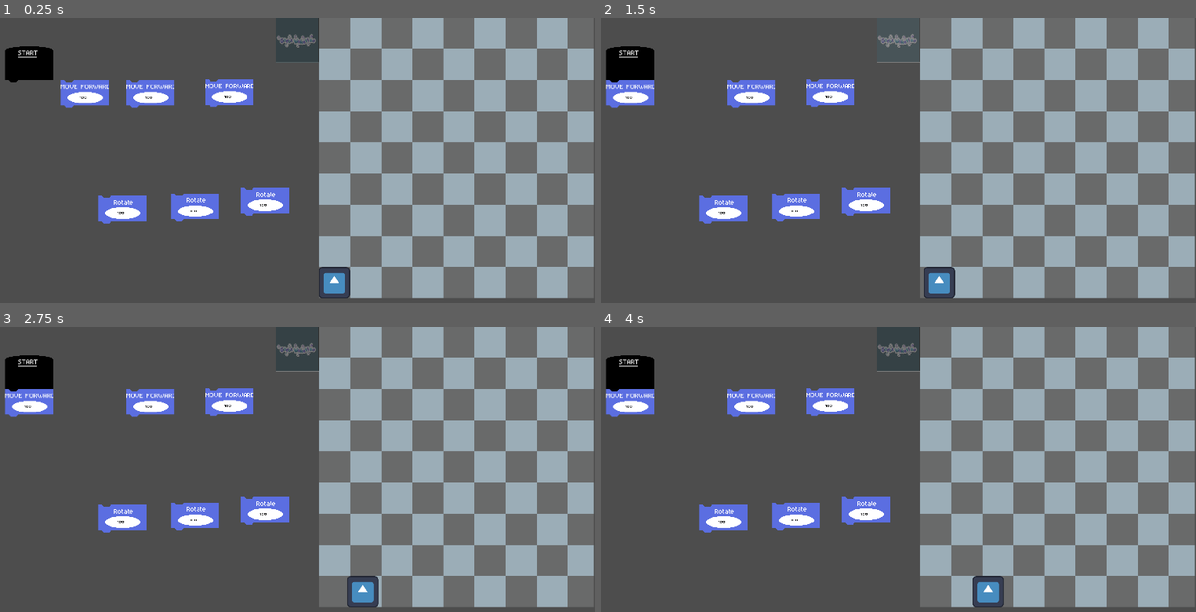
Above: before the commit, frames 1-4 (two rows, left to right).
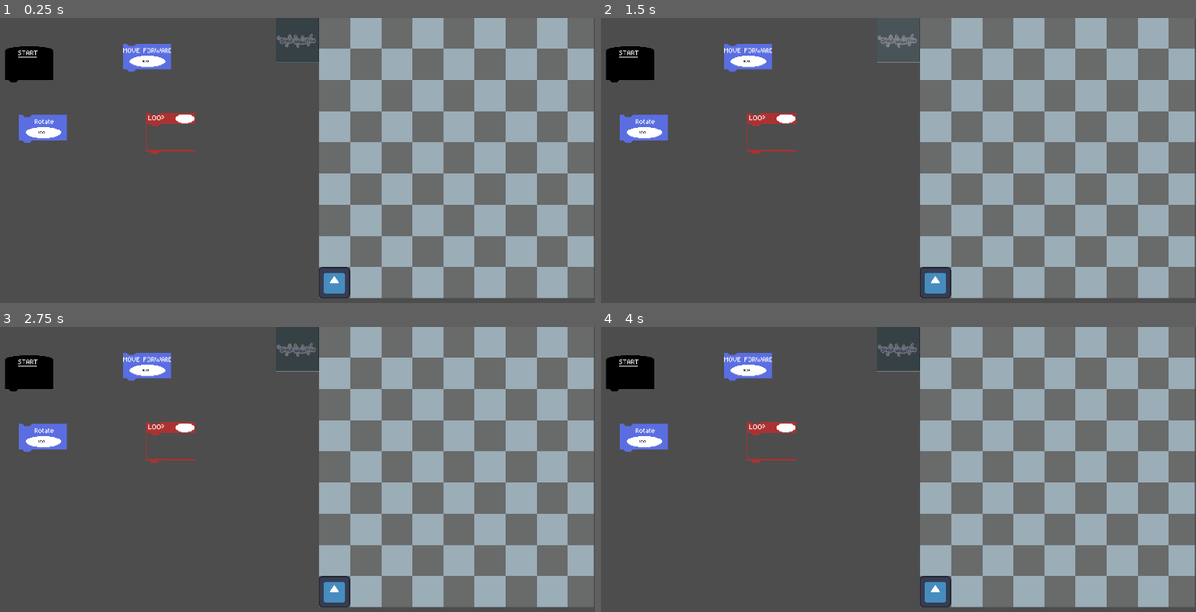
Above: after the commit, the same moments.

Repository: lostlp09/SIgnnalpuzzlegame
Game: Godot game, scene res://node_2d.tscn
Same seed, same stepped clock (60 frames per second), same inputs: the game is played once before the commit and once after it. The engine's default icon, where the game draws it, is replaced by a stand-in: a white triangle on a blue panel in a dark square.
Inputs (mouse positions are in pixels of both pictures, inside the frame that each line leads up to):
- Up to frame 1 (0.25 s): no input
- Up to frame 2 (1.5 s): click (684, 94) at 0.52 s; click (898, 40) at 1.25 s
- Up to frame 3 (2.75 s): tap Enter at 2 s; move the mouse to (422, 486) at 2.02 s; hold Right from 2.03 s (still down); tap Alt at 2.1 s
- Up to frame 4 (4 s): tap Space at 2.75 s; move the mouse to (755, 520) at 2.77 s; release Right at 2.78 s; hold Down 2.78-3.53 s; tap Shift at 2.85 s; move the mouse to (946, 426) at 3.52 s; hold Right from 3.53 s (still down); tap Alt at 3.6 s

The runs differ from the first frame. In frame 1, 6.3% of the frame differs, in the area x 3-49%, y 9-73%; in frame 2, 6.6%; in frame 3, 7.3%; in frame 4, 7.4%, in the area x 0-68%, y 9-99%.

Commit message:
added  loopblock
you cant use it still but,you can already put it in the signal,eventhough it will do nothing

Diff:
--- a/new-game-project/node_2d.tscn
+++ b/new-game-project/node_2d.tscn
@@ -9,17 +9,33 @@
 [ext_resource type="Texture2D" uid="uid://cl5bvd1fpnn2q" path="res://icon.svg" id="7_rj586"]
 [ext_resource type="Texture2D" uid="uid://dlaq3f3hiu07f" path="res://images/godotwaka.png" id="8_4d7sh"]
 [ext_resource type="Script" uid="uid://cf0tnbl73s830" path="res://sprite_2d_2.gd" id="9_4d7sh"]
+[ext_resource type="Texture2D" uid="uid://gvmc0pt2fsy8" path="res://images/loopblocks/looptop.png" id="10_x0ka3"]
+[ext_resource type="Texture2D" uid="uid://2ryakjd0emf0" path="res://images/loopblocks/loopstange.png" id="11_0h7mo"]
+[ext_resource type="Texture2D" uid="uid://1tgu4dw1135h" path="res://images/loopblocks/loopbottom.png" id="12_nr8wp"]
 
 [sub_resource type="RectangleShape2D" id="RectangleShape2D_q6r6c"]
-size = Vector2(20, 246)
+size = Vector2(20, 199.163)
 
 [sub_resource type="StyleBoxEmpty" id="StyleBoxEmpty_kdubu"]
+
+[sub_resource type="RectangleShape2D" id="RectangleShape2D_hqns4"]
+size = Vector2(16.1738, 158.588)
+
+[sub_resource type="RectangleShape2D" id="RectangleShape2D_x0ka3"]
+size = Vector2(163, 15)
+
+[sub_resource type="RectangleShape2D" id="RectangleShape2D_0h7mo"]
+size = Vector2(163, 16.875)
+
+[sub_resource type="RectangleShape2D" id="RectangleShape2D_ir8iy"]
+size = Vector2(147, 77.5)
 
 [node name="Node2D" type="Node2D"]
 metadata/_edit_vertical_guides_ = [128.0, -832.0, -389.0]
 
 [node name="Move" type="Sprite2D" parent="." groups=["move"]]
-position = Vector2(-27, 14)
+z_index = 20
+position = Vector2(164, -97)
 scale = Vector2(2.305, 2.305)
 texture = ExtResource("1_0hol4")
 script = ExtResource("3_kdubu")
@@ -38,7 +54,8 @@
 scale = Vector2(4.104, 0.238)
 
 [node name="CollisionShape2D" type="CollisionShape2D" parent="Move/Area2D"]
-position = Vector2(0, 133)
+position = Vector2(0, 141.197)
+scale = Vector2(0.795, 0.795)
 shape = SubResource("RectangleShape2D_q6r6c")
 
 [node name="TextEdit" type="TextEdit" parent="Move"]
@@ -59,88 +76,6 @@
 scroll_v_scroll_speed = 9.435
 metadata/_edit_use_anchors_ = true
 
-[node name="Move2" type="Sprite2D" parent="." groups=["move"]]
-position = Vector2(174, 14)
-scale = Vector2(2.305, 2.305)
-texture = ExtResource("1_0hol4")
-script = ExtResource("3_kdubu")
-metadata/oldpos = Vector2(0, 0)
-
-[node name="Button" type="Button" parent="Move2"]
-offset_left = -32.0
-offset_top = -17.0
-offset_right = 32.0
-offset_bottom = 21.0
-flat = true
-metadata/_edit_use_anchors_ = true
-
-[node name="Area2D" type="Area2D" parent="Move2"]
-position = Vector2(-0.464576, -32.5203)
-scale = Vector2(4.104, 0.238)
-
-[node name="CollisionShape2D" type="CollisionShape2D" parent="Move2/Area2D"]
-position = Vector2(0, 133)
-shape = SubResource("RectangleShape2D_q6r6c")
-
-[node name="TextEdit" type="TextEdit" parent="Move2"]
-anchors_preset = -1
-anchor_top = 0.1875
-anchor_bottom = 0.1875
-offset_left = -7.43322
-offset_top = -9.21254
-offset_right = 103.777
-offset_bottom = 47.7875
-scale = Vector2(0.232997, 0.173329)
-theme_override_colors/background_color = Color(1, 1, 1, 0)
-theme_override_colors/font_color = Color(0, 0, 0, 1)
-theme_override_fonts/font = ExtResource("3_q6r6c")
-theme_override_font_sizes/font_size = 26
-theme_override_styles/normal = SubResource("StyleBoxEmpty_kdubu")
-text = "100"
-scroll_v_scroll_speed = 9.435
-metadata/_edit_use_anchors_ = true
-
-[node name="Move3" type="Sprite2D" parent="." groups=["move"]]
-position = Vector2(416, 12)
-scale = Vector2(2.305, 2.305)
-texture = ExtResource("1_0hol4")
-script = ExtResource("3_kdubu")
-metadata/oldpos = Vector2(0, 0)
-
-[node name="Button" type="Button" parent="Move3"]
-offset_left = -32.0
-offset_top = -17.0
-offset_right = 32.0
-offset_bottom = 21.0
-flat = true
-metadata/_edit_use_anchors_ = true
-
-[node name="Area2D" type="Area2D" parent="Move3"]
-position = Vector2(-0.464576, -32.5203)
-scale = Vector2(4.104, 0.238)
-
-[node name="CollisionShape2D" type="CollisionShape2D" parent="Move3/Area2D"]
-position = Vector2(0, 133)
-shape = SubResource("RectangleShape2D_q6r6c")
-
-[node name="TextEdit" type="TextEdit" parent="Move3"]
-anchors_preset = -1
-anchor_top = 0.1875
-anchor_bottom = 0.1875
-offset_left = -7.43322
-offset_top = -9.21254
-offset_right = 103.777
-offset_bottom = 47.7875
-scale = Vector2(0.232997, 0.173329)
-theme_override_colors/background_color = Color(1, 1, 1, 0)
-theme_override_colors/font_color = Color(0, 0, 0, 1)
-theme_override_fonts/font = ExtResource("3_q6r6c")
-theme_override_font_sizes/font_size = 26
-theme_override_styles/normal = SubResource("StyleBoxEmpty_kdubu")
-text = "100"
-scroll_v_scroll_speed = 9.435
-metadata/_edit_use_anchors_ = true
-
 [node name="StarTblock" type="Sprite2D" parent="." groups=["Startblock"]]
 position = Vector2(-197, -64)
 scale = Vector2(2.305, 2.305)
@@ -166,7 +101,7 @@
 [node name="all children" type="Node" parent="StarTblock"]
 
 [node name="Rotateblock" type="Sprite2D" parent="." groups=["Rotate"]]
-position = Vector2(88, 368)
+position = Vector2(-155, 121)
 scale = Vector2(2.305, 2.305)
 texture = ExtResource("4_d21ai")
 script = ExtResource("3_kdubu")
@@ -184,8 +119,9 @@
 scale = Vector2(4.104, 0.238)
 
 [node name="CollisionShape2D" type="CollisionShape2D" parent="Rotateblock/Area2D"]
-position = Vector2(0, 133)
-shape = SubResource("RectangleShape2D_q6r6c")
+position = Vector2(0.0603456, 143.02)
+shape = SubResource("RectangleShape2D_hqns4")
+metadata/_edit_group_ = true
 
 [node name="TextEdit" type="TextEdit" parent="Rotateblock"]
 anchors_preset = -1
@@ -205,86 +141,6 @@
 scroll_v_scroll_speed = 9.435
 metadata/_edit_use_anchors_ = true
 
-[node name="Rotateblock2" type="Sprite2D" parent="." groups=["Rotate"]]
-position = Vector2(311, 362)
-scale = Vector2(2.305, 2.305)
-texture = ExtResource("4_d21ai")
-script = ExtResource("3_kdubu")
-metadata/oldpos = Vector2(0, 0)
-
-[node name="Button" type="Button" parent="Rotateblock2"]
-offset_left = -32.288
-offset_top = -19.7445
-offset_right = 31.712
-offset_bottom = 24.2555
-flat = true
-
-[node name="Area2D" type="Area2D" parent="Rotateblock2"]
-position = Vector2(-0.464576, -32.5203)
-scale = Vector2(4.104, 0.238)
-
-[node name="CollisionShape2D" type="CollisionShape2D" parent="Rotateblock2/Area2D"]
-position = Vector2(0, 133)
-shape = SubResource("RectangleShape2D_q6r6c")
-
-[node name="TextEdit" type="TextEdit" parent="Rotateblock2"]
-anchors_preset = -1
-anchor_top = 0.1875
-anchor_bottom = 0.1875
-offset_left = -7.43322
-offset_top = -9.21254
-offset_right = 103.777
-offset_bottom = 47.7875
-scale = Vector2(0.232997, 0.173329)
-theme_override_colors/background_color = Color(1, 1, 1, 0)
-theme_override_colors/font_color = Color(0, 0, 0, 1)
-theme_override_fonts/font = ExtResource("3_q6r6c")
-theme_override_font_sizes/font_size = 26
-theme_override_styles/normal = SubResource("StyleBoxEmpty_kdubu")
-text = "100"
-scroll_v_scroll_speed = 9.435
-metadata/_edit_use_anchors_ = true
-
-[node name="Rotateblock3" type="Sprite2D" parent="." groups=["Rotate"]]
-position = Vector2(525, 344)
-scale = Vector2(2.305, 2.305)
-texture = ExtResource("4_d21ai")
-script = ExtResource("3_kdubu")
-metadata/oldpos = Vector2(0, 0)
-
-[node name="Button" type="Button" parent="Rotateblock3"]
-offset_left = -32.288
-offset_top = -19.7445
-offset_right = 31.712
-offset_bottom = 24.2555
-flat = true
-
-[node name="Area2D" type="Area2D" parent="Rotateblock3"]
-position = Vector2(-0.464576, -32.5203)
-scale = Vector2(4.104, 0.238)
-
-[node name="CollisionShape2D" type="CollisionShape2D" parent="Rotateblock3/Area2D"]
-position = Vector2(0, 133)
-shape = SubResource("RectangleShape2D_q6r6c")
-
-[node name="TextEdit" type="TextEdit" parent="Rotateblock3"]
-anchors_preset = -1
-anchor_top = 0.1875
-anchor_bottom = 0.1875
-offset_left = -7.43322
-offset_top = -9.21254
-offset_right = 103.777
-offset_bottom = 47.7875
-scale = Vector2(0.232997, 0.173329)
-theme_override_colors/background_color = Color(1, 1, 1, 0)
-theme_override_colors/font_color = Color(0, 0, 0, 1)
-theme_override_fonts/font = ExtResource("3_q6r6c")
-theme_override_font_sizes/font_size = 26
-theme_override_styles/normal = SubResource("StyleBoxEmpty_kdubu")
-text = "100"
-scroll_v_scroll_speed = 9.435
-metadata/_edit_use_anchors_ = true
-
 [node name="Camera2D" type="Camera2D" parent="."]
 position = Vector2(577, 325)
 scale = Vector2(4.305, 4.305)
@@ -313,3 +169,41 @@
 offset_top = -728.0
 offset_right = 981.04
 offset_bottom = 697.0
+
+[node name="Loopall" type="Sprite2D" parent="." groups=["loop"]]
+position = Vector2(236, 149)
+scale = Vector2(2.3, 2.3)
+script = ExtResource("3_kdubu")
+metadata/oldpos = Vector2(0, 0)
+
+[node name="Button" type="Button" parent="Loopall"]
+offset_left = -33.0
+offset_top = -32.0
+offset_right = 36.0
+offset_bottom = 24.0
+flat = true
+
+[node name="Area2D" type="Area2D" parent="Loopall" groups=["loop"]]
+position = Vector2(40.4348, -188.696)
+scale = Vector2(0.434783, 0.434783)
+
+[node name="CollisionShape2D2" type="CollisionShape2D" parent="Loopall/Area2D"]
+position = Vector2(-91.5, 488.5)
+shape = SubResource("RectangleShape2D_x0ka3")
+
+[node name="CollisionShape2D4" type="CollisionShape2D" parent="Loopall/Area2D"]
+position = Vector2(-93, 364.563)
+shape = SubResource("RectangleShape2D_0h7mo")
+
+[node name="in" type="CollisionShape2D" parent="Loopall/Area2D"]
+position = Vector2(-91.5, 433.75)
+shape = SubResource("RectangleShape2D_ir8iy")
+
+[node name="loopall" type="Sprite2D" parent="Loopall"]
+texture = ExtResource("10_x0ka3")
+
+[node name="stange" type="Sprite2D" parent="Loopall/loopall"]
+texture = ExtResource("11_0h7mo")
+
+[node name="bottom" type="Sprite2D" parent="Loopall/loopall"]
+texture = ExtResource("12_nr8wp")
--- a/new-game-project/project.godot
+++ b/new-game-project/project.godot
@@ -31,6 +31,7 @@
 [global_group]
 
 Rotate=""
+loop=""
 
 [gui]
 
--- a/new-game-project/star_tblock.gd
+++ b/new-game-project/star_tblock.gd
@@ -17,67 +17,110 @@
 	mousepressed = true
 func unpressed()->void:
 	if area.has_overlapping_areas():
-		var otherareas = area.get_overlapping_areas()
 
-		var isoriginalareahigher = größerkleiner(area.get_parent(),otherareas[0].get_parent())
+			var otherareas = area.get_overlapping_areas()
 
-		if isoriginalareahigher ==true:
+			var isoriginalareahigher = größerkleiner(area.get_parent(),otherareas[0].get_parent())
 
-			if not self.is_in_group("Startblock"):
-				var gounderposition = otherareas[0].get_parent().position+  Vector2(0,78)
-				var allowed = true
+			if isoriginalareahigher ==true:
 
-				for i in parent.get_children():
-					if i.position == gounderposition:
-						allowed = false
-						break
-
-				if allowed :
-					var oldpos = self.get_meta("oldpos")
-					self.position = gounderposition
-					if self.get_parent() == allchildren and not oldpos == self.position:
-						self.reparent(parent)
-					if(otherareas[0].get_parent() ==$"../StarTblock" or otherareas[0].get_parent().get_parent() ==allchildren) and not oldpos == self.position:
-						self.reparent(allchildren)
-		else:
-			print("top")
-			var goupposition = otherareas[0].get_parent().position - Vector2(0,78)
-			if not  otherareas[0].get_parent().is_in_group("Startblock"):
-				var allowed = true
-				for i in parent.get_children():
-					if i.position == goupposition:
-						allowed = false
-						break
-				if allowed:
-					var oldpos = self.get_meta("oldpos")
-					self.position = goupposition
-					if self.get_parent() == allchildren and  not oldpos == self.position:
-						self.reparent(parent)
-					if (otherareas[0].get_parent() ==$"../StarTblock" or otherareas[0].get_parent().get_parent()==allchildren) and  not oldpos == self.position:
-						self.reparent(allchildren)
-		var startpos = allchildren.get_parent().position
-		var steigen  = 0
-		for i in allchildren.get_children():
-			print(i)
-			steigen += 1
-			i.position = startpos
-			i.position.y += 78 * steigen
+				if not self.is_in_group("Startblock"):
+					var gounderposition = 0
+					if  otherareas[0].get_parent().is_in_group("loop"):
+						print("under")
+						gounderposition = otherareas[0].get_parent().position+  Vector2(0,85)
+					elif area.get_parent().is_in_group("loop"):
+						gounderposition = otherareas[0].get_parent().position+  Vector2(0,112)
+					else:
+						gounderposition = otherareas[0].get_parent().position+  Vector2(0,78)
 
 
+					var allowed = true
 
+					for i in parent.get_children():
+						if i.position == gounderposition:
+							allowed = false
+							break
+
+					if allowed :
+						var oldpos = self.get_meta("oldpos")
+						self.position = gounderposition
+						if self.get_parent() == allchildren and not oldpos == self.position:
+							self.reparent(parent)
+						if(otherareas[0].get_parent() ==$"../StarTblock" or otherareas[0].get_parent().get_parent() ==allchildren) and not oldpos == self.position:
+							self.reparent(allchildren)
+			else:
+				var goupposition =0
+				if  otherareas[0].get_parent().is_in_group("loop"):
+					print("top")
+
+					goupposition = otherareas[0].get_parent().position - Vector2(0,112)
+				elif area.get_parent().is_in_group("loop"):
+					if otherareas[0].get_parent().is_in_group("Startblock"):
+						pass
+					else:
+						goupposition = otherareas[0].get_parent().position - Vector2(0,85)
+
+				else:
+					goupposition = otherareas[0].get_parent().position - Vector2(0,78)
+				if not  otherareas[0].get_parent().is_in_group("Startblock"):
+					var allowed = true
+					for i in parent.get_children():
+						if i.position == goupposition:
+							allowed = false
+							break
+					if allowed:
+						var oldpos = self.get_meta("oldpos")
+						self.position = goupposition
+						if self.get_parent() == allchildren and  not oldpos == self.position:
+							self.reparent(parent)
+						if (otherareas[0].get_parent() ==$"../StarTblock" or otherareas[0].get_parent().get_parent()==allchildren) and  not oldpos == self.position:
+							self.reparent(allchildren)
+			var startpos = allchildren.get_parent().position
+			var steigen  = 0
+			var last_object = null
+			for i in allchildren.get_children():
+				if last_object == null:
+					if i.is_in_group("loop"):
+						i.position= startpos + Vector2(0,112)
+					else:
+						i.position =startpos + Vector2(0,78)
+					last_object = i
+
+				else:
+					if i.is_in_group("loop"):
+						i.position = Vector2(startpos.x ,last_object.position.y + 112)
+
+					else:
+						if last_object.is_in_group("loop"):
+							i.position = Vector2(startpos.x ,last_object.position.y + 85)
+						else:
+							i.position = Vector2(startpos.x ,last_object.position.y + 78)
+
+					last_object = i
 	else:
-
 		if self.get_parent() == allchildren:
 			var startpos = allchildren.get_parent().position
 			self.reparent(parent)
-			var steigen  = 0
+			var last_object = null
 			for i in allchildren.get_children():
-				print(i)
-				steigen += 1
-				i.position = startpos
-				i.position.y += 60 * steigen
+				if last_object == null:
+					if i.is_in_group("loop"):
+						i.position= startpos + Vector2(0,112)
+					else:
+						i.position =startpos + Vector2(0,78)
+					last_object = i
+				else:
+					if i.is_in_group("loop"):
+						i.position = Vector2(startpos.x ,last_object.position.y + 112)
 
+					else:
+						if last_object.is_in_group("loop"):
+							i.position = Vector2(startpos.x ,last_object.position.y + 85)
+						else:
+							i.position = Vector2(startpos.x ,last_object.position.y + 78)
 
+					last_object = i
 
 	self.set_meta("oldpos",self.position)
 	mousepressed = false
Binary file added: new-game-project/images/loop.png
Not shown, added: new-game-project/images/loop.png.import
Binary file added: new-game-project/images/loopall.png
Not shown, added: new-game-project/images/loopall.png.import
Binary file added: new-game-project/images/loopblocks/loopbottom.png
Not shown, added: new-game-project/images/loopblocks/loopbottom.png.import
Binary file added: new-game-project/images/loopblocks/loopstange.png
Not shown, added: new-game-project/images/loopblocks/loopstange.png.import
Binary file added: new-game-project/images/loopblocks/looptop.png
Not shown, added: new-game-project/images/loopblocks/looptop.png.import
Not shown: 1 places in new-game-project/node_2d.tscn that only renumber resources
